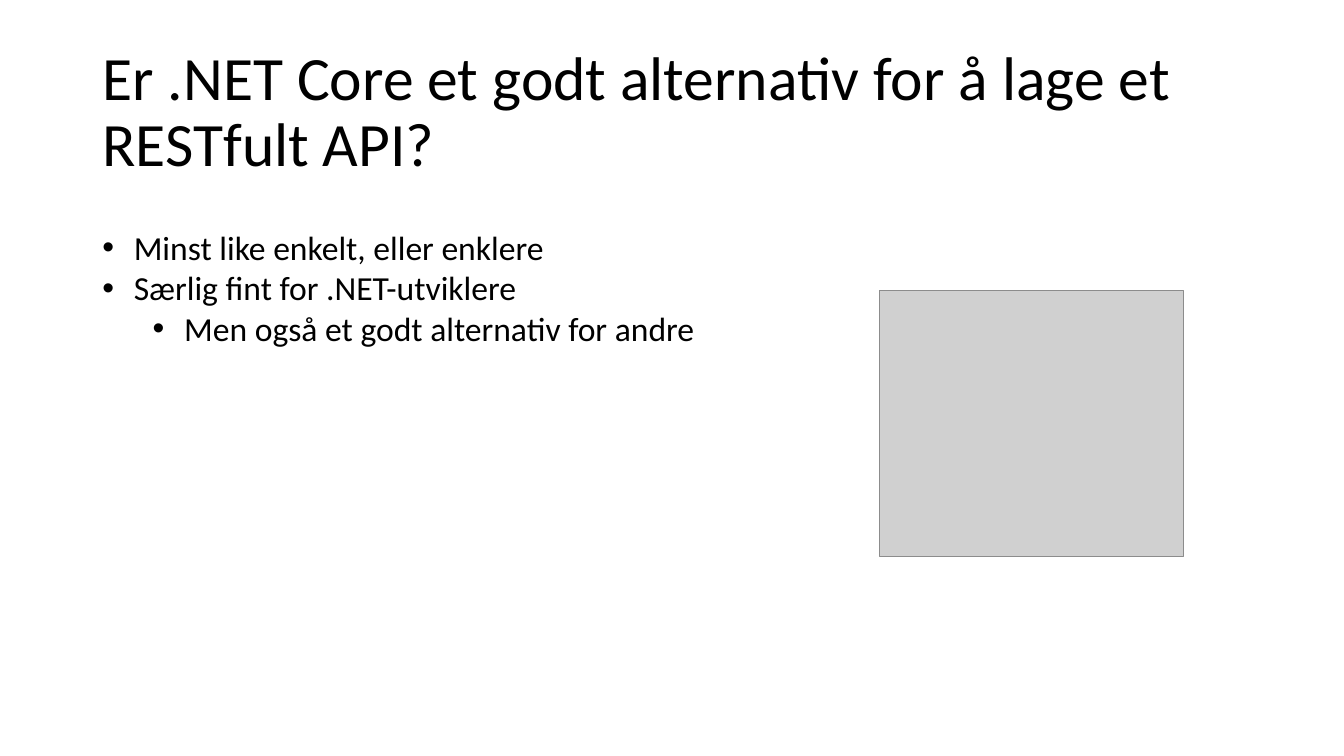
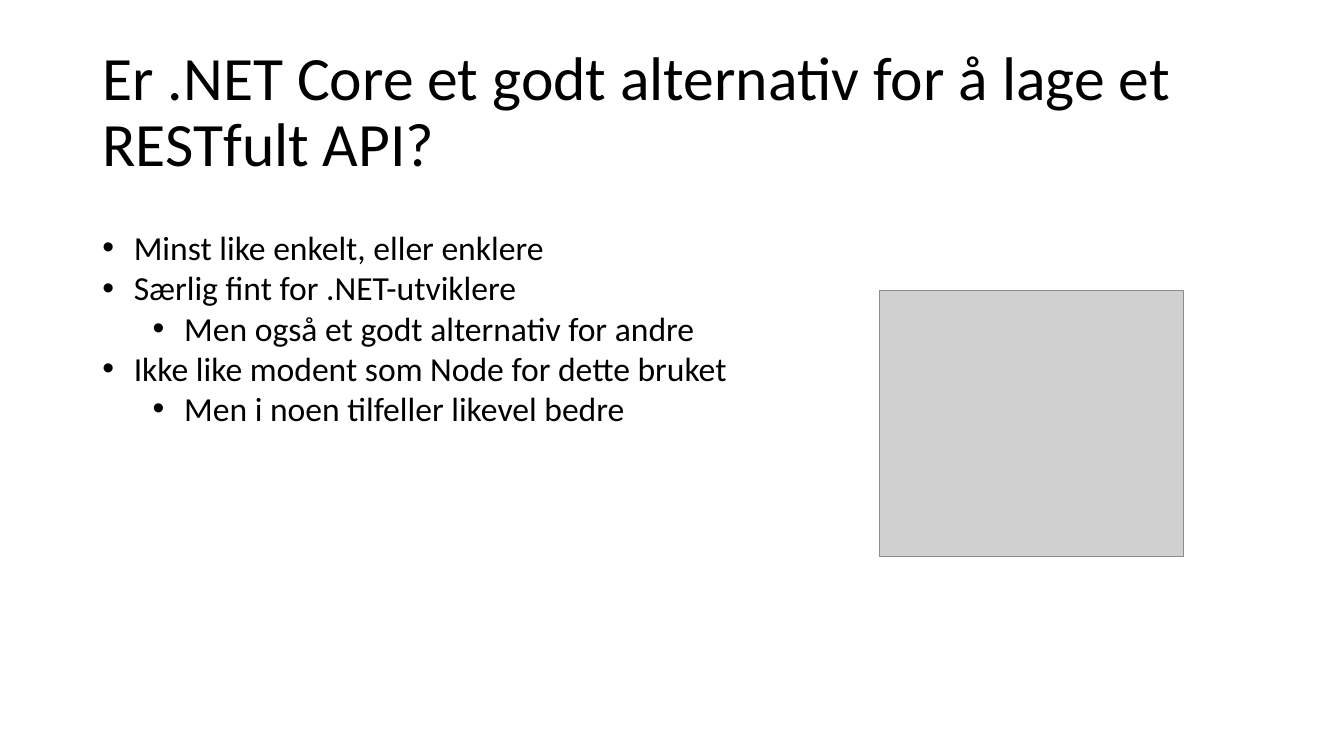
Before and after one commit to gjermundgaraba/dotnet-core-api-talk, a slide deck: slide 19 of dotnet-core-foredrag.pptx (slide 17 before the commit). Drawn at 1344x756 pixels with LibreOffice and Linux fonts; fonts in the diff are those of the drawing; grey boxes stand for pictures. Boxes give left, top, right and bottom in pixels: in the first picture for what was removed or moved away, otherwise in the second. Text is boxed around its words. In the diff, an @@ line names an element or a change of style, - is before the commit and + after.

```diff
--- a/dotnet-core-foredrag.pptx
+++ b/dotnet-core-foredrag.pptx
@@ text at bbox=[134, 357, 727, 422]: paragraphs added @@
+• Ikke like modent som Node for dette bruket
+  • Men i noen tilfeller likevel bedre
```
Also in this commit, not shown: 4 other slides changed, 2 slides added, 10 other files.
